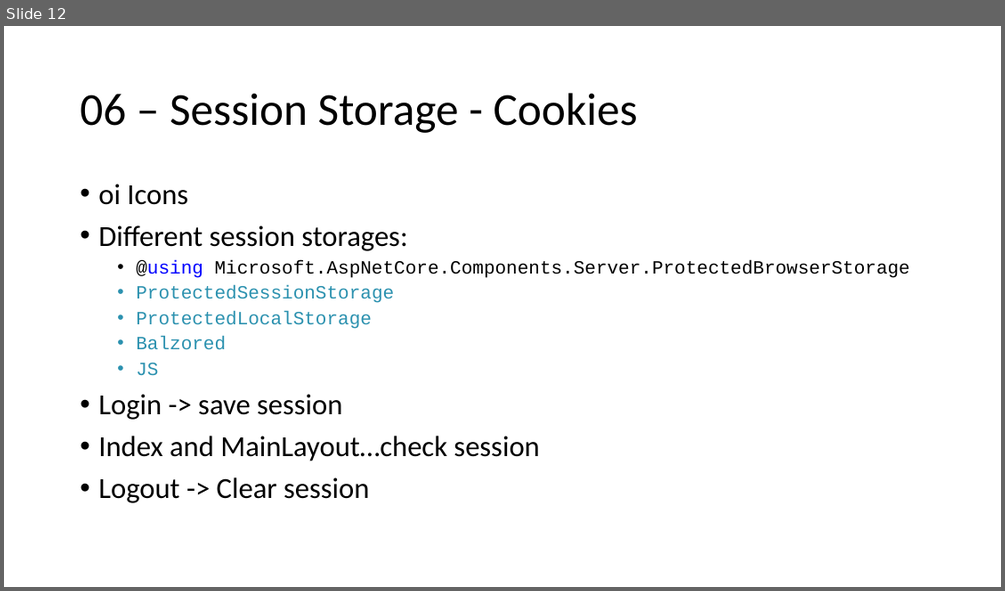
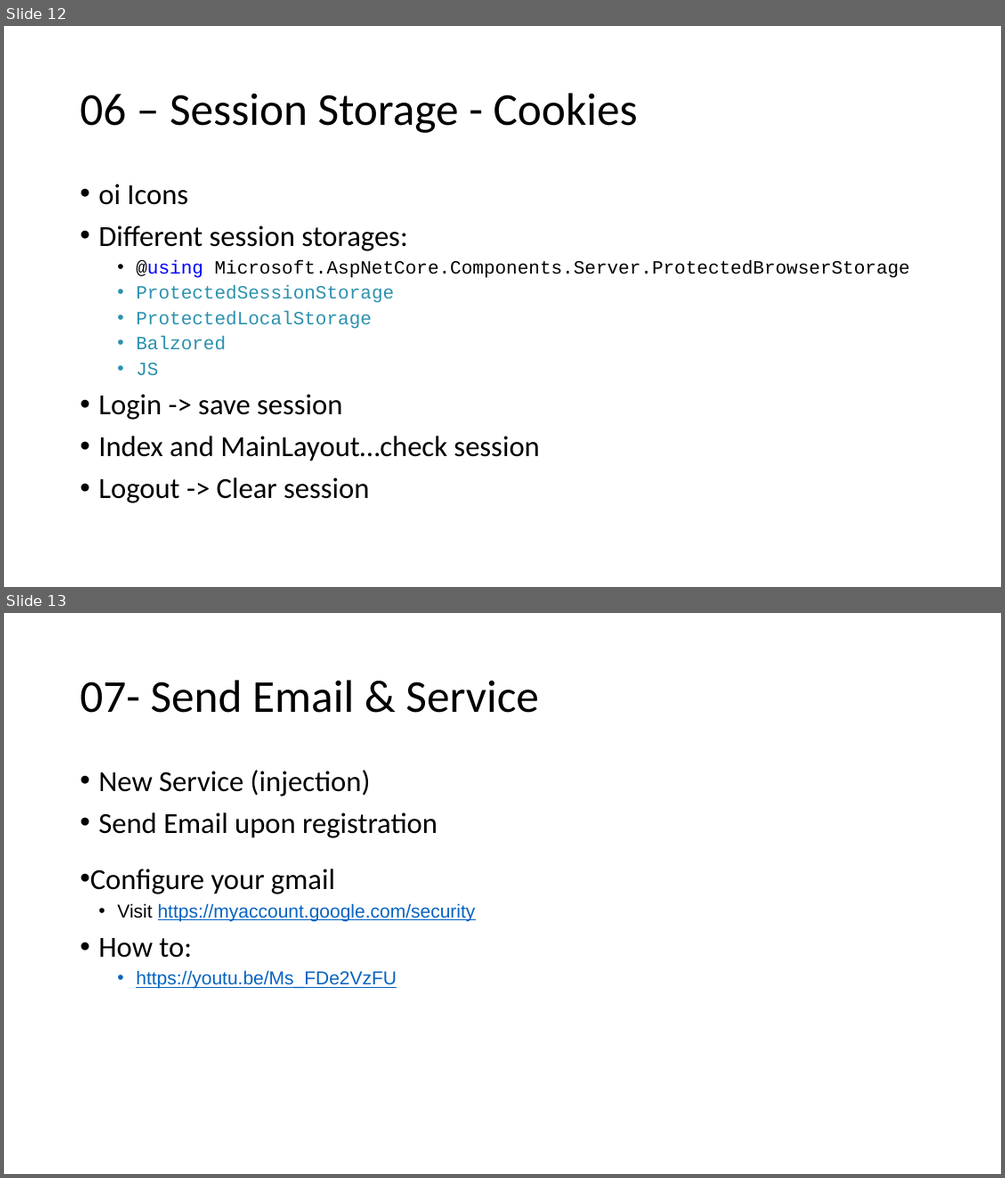
Before and after one commit to ahmad081177/housing.blazor, a slide deck: Housing.pptx. Shown one above the other, each under a label of ours: slide 12 before the commit, slides 12 and 13 after it. The pictures are 1005x591 and 1005x1178 pixels, drawn with LibreOffice and Linux fonts; fonts in the diff are those of the drawing. Boxes give left, top, right and bottom in pixels: in the first picture for what was removed or moved away, otherwise in the second. Text is boxed around its words. In the diff, an @@ line names an element or a change of style, - is before the commit and + after.

Commit message:
Send Email & Service injection

```diff
--- a/Housing.pptx
+++ b/Housing.pptx
@@ slide 13 added at <box>4,613,1001,1174</box>, background #FFFFFF @@
@@ title added at <box>80,680,538,713</box>, 44 pt, text #000000 @@
+07- Send Email & Service
@@ text added at <box>90,770,476,989</box>, 28 pt, text #000000 @@
+• New Service (injection)
+• Send Email upon registration
+• Configure your gmail
+  • Visit https://myaccount.google.com/security
+• How to:
+  • https://youtu.be/Ms_FDe2VzFU
```
Also in this commit, not shown: 4 other slides added, 42 other files.
